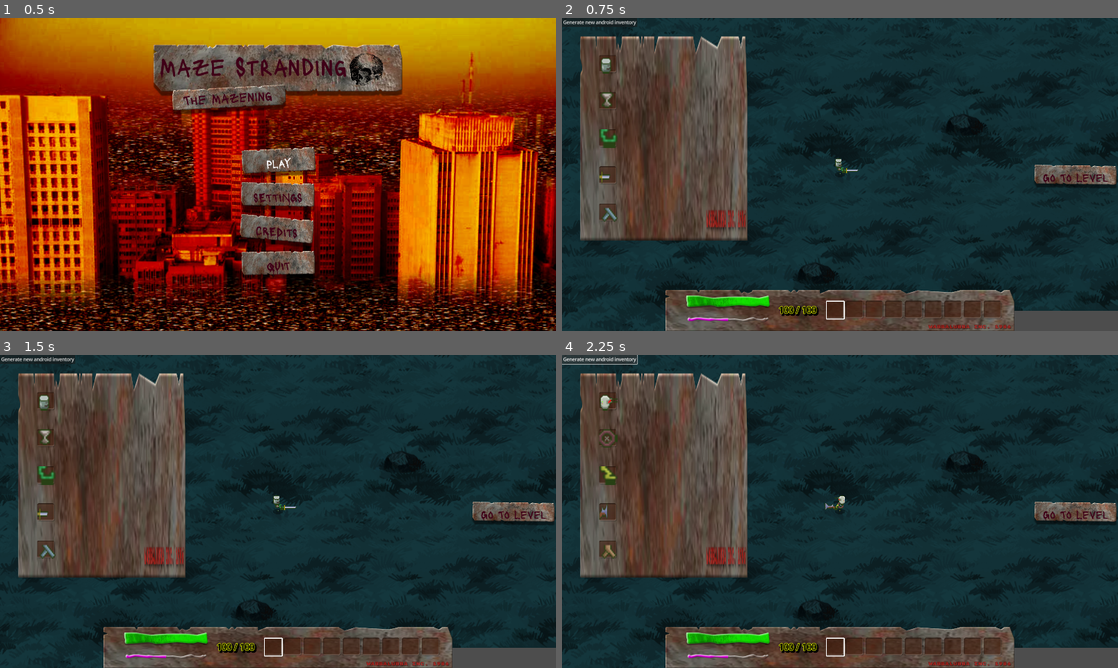
Above: before the commit, frames 1-4 (two rows, left to right).
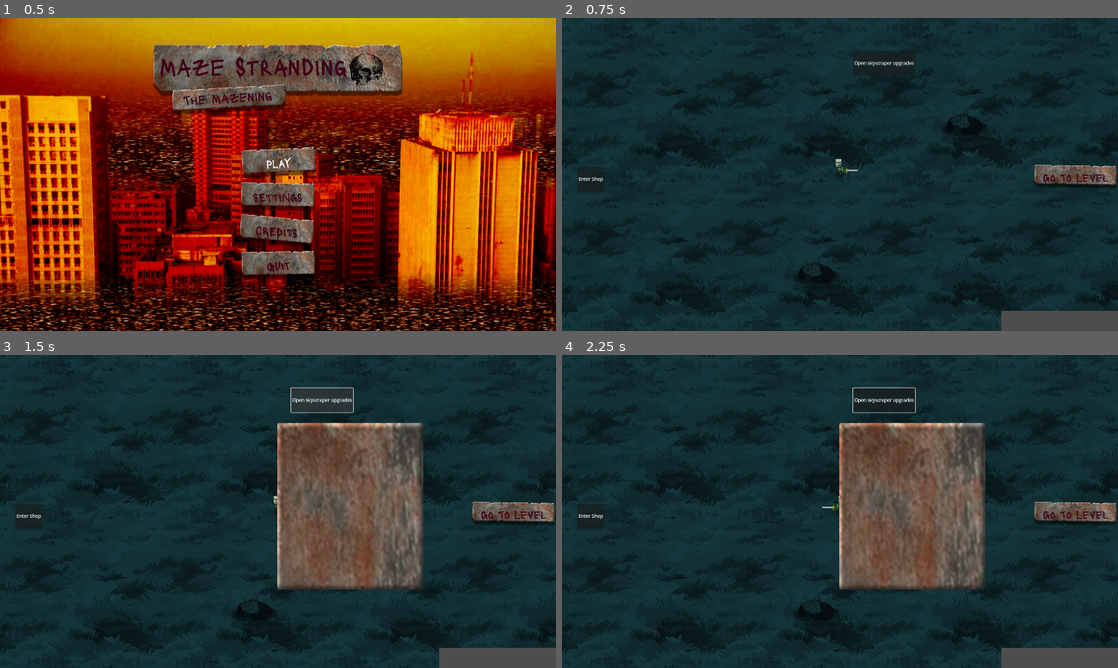
Above: after the commit, the same moments.

Repository: 100-Devs-1-Game/WildJamProject
Game: Godot game, scene res://main.tscn
Same seed, same stepped clock (60 frames per second), same inputs: the game is played once before the commit and once after it.
Inputs (mouse positions are in pixels of both pictures, inside the frame that each line leads up to):
- Up to frame 1 (0.5 s): no input
- Up to frame 2 (0.75 s): click "PLAY" at 0.5 s
- Up to frame 3 (1.5 s): click (322, 398) at 1.25 s, where only the run after the commit has a clickable "Open skyscraper upgrades"
- Up to frame 4 (2.25 s): click (600, 358) at 2 s, where only the run before the commit has a clickable "Generate new android inventory"

Frame 1 is identical in both runs. In frame 2, 28% of the frame differs, in the area x 0-82%, y 0-100%; in frame 3, 42%; in frame 4, 42%.

Commit message:
Added more elements to tower hub scene

Diff:
--- /dev/null
+++ b/project/modules/tower_hub/shop.gd
@@ -0,0 +1,7 @@
+class_name Shop
+extends Node2D
+
+
+func _ready() -> void:
+	hide()
+	$PlayerDoll.show()
--- /dev/null
+++ b/project/modules/tower_hub/shop.tscn
@@ -0,0 +1,9 @@
+[gd_scene load_steps=3 format=3 uid="uid://dgstcvqslgno4"]
+
+[ext_resource type="Script" uid="uid://b50kex1ghextk" path="res://modules/tower_hub/shop.gd" id="1_6lhfy"]
+[ext_resource type="PackedScene" uid="uid://dru8puxo6flwq" path="res://modules/player/player_doll.tscn" id="1_nwxu5"]
+
+[node name="Shop" type="Node2D"]
+script = ExtResource("1_6lhfy")
+
+[node name="PlayerDoll" parent="." instance=ExtResource("1_nwxu5")]
--- /dev/null
+++ b/project/modules/tower_hub/sky_scraper_upgrade.tscn
@@ -0,0 +1,12 @@
+[gd_scene load_steps=2 format=3 uid="uid://dlwhjkanjm0mg"]
+
+[ext_resource type="Texture2D" uid="uid://drucbkedjkae2" path="res://assets/ui/inventoryslotitembg.png" id="1_j0y7r"]
+
+[node name="SkyScraperUpgrade" type="Node2D"]
+
+[node name="TextureRect" type="TextureRect" parent="."]
+offset_left = 464.0
+offset_top = 248.0
+offset_right = 968.0
+offset_bottom = 824.0
+texture = ExtResource("1_j0y7r")
--- a/project/modules/tower_hub/tower_hub.gd
+++ b/project/modules/tower_hub/tower_hub.gd
@@ -1,4 +1,15 @@
 extends Node
 
 func _ready():
-	$Hud.get_node("PlayerDoll").show()
+	$Shop.hide()
+	$SkyScraperUpgrade.hide()
+	$OpenShop.pressed.connect(_open_shop)
+	$OpenSkyscraper.pressed.connect(_open_skyscraper)
+
+func _open_shop() -> void:
+	$Shop.show()
+	$SkyScraperUpgrade.hide()
+
+func _open_skyscraper() -> void:
+	$Shop.hide()
+	$SkyScraperUpgrade.show()
--- a/project/modules/tower_hub/tower_hub.tscn
+++ b/project/modules/tower_hub/tower_hub.tscn
@@ -1,11 +1,12 @@
-[gd_scene load_steps=9 format=4 uid="uid://dkoc5mebfrp4f"]
+[gd_scene load_steps=10 format=4 uid="uid://dkoc5mebfrp4f"]
 
 [ext_resource type="PackedScene" uid="uid://4ctkx7p3f50k" path="res://components/debug_scene_change_button.tscn" id="1_pdoo8"]
 [ext_resource type="Script" uid="uid://clnar1p6p5eii" path="res://modules/tower_hub/tower_hub.gd" id="1_wn0jv"]
 [ext_resource type="TileSet" uid="uid://o8taylafv3nk" path="res://modules/level/terrain_tile_set.tres" id="2_6njhd"]
 [ext_resource type="Texture2D" uid="uid://cum3y5bgg7gjx" path="res://assets/tilemap/dark_forest/boulder_3.png" id="3_s40l3"]
 [ext_resource type="PackedScene" uid="uid://h2lk2e0pam0g" path="res://modules/player/player.tscn" id="4_wn0jv"]
-[ext_resource type="PackedScene" uid="uid://6s5vq2qeopxv" path="res://modules/hud/hud.tscn" id="5_s40l3"]
+[ext_resource type="PackedScene" uid="uid://dgstcvqslgno4" path="res://modules/tower_hub/shop.tscn" id="6_a3xs3"]
+[ext_resource type="PackedScene" uid="uid://dlwhjkanjm0mg" path="res://modules/tower_hub/sky_scraper_upgrade.tscn" id="7_lwbas"]
 
 [sub_resource type="TileSetAtlasSource" id="TileSetAtlasSource_f20yh"]
 texture = ExtResource("3_s40l3")
@@ -42,4 +43,24 @@
 [node name="Player" parent="." instance=ExtResource("4_wn0jv")]
 position = Vector2(467, 554)
 
-[node name="Hud" parent="." instance=ExtResource("5_s40l3")]
+[node name="Shop" parent="." instance=ExtResource("6_a3xs3")]
+visible = false
+position = Vector2(-384, 192)
+
+[node name="OpenShop" type="Button" parent="."]
+offset_left = -440.0
+offset_top = 528.0
+offset_right = -347.0
+offset_bottom = 612.0
+text = "Enter Shop
+"
+
+[node name="OpenSkyscraper" type="Button" parent="."]
+offset_left = 512.0
+offset_top = 128.0
+offset_right = 726.0
+offset_bottom = 212.0
+text = "Open skyscraper upgrades"
+
+[node name="SkyScraperUpgrade" parent="." instance=ExtResource("7_lwbas")]
+visible = false
Not shown, added: project/modules/tower_hub/shop.gd.uid
